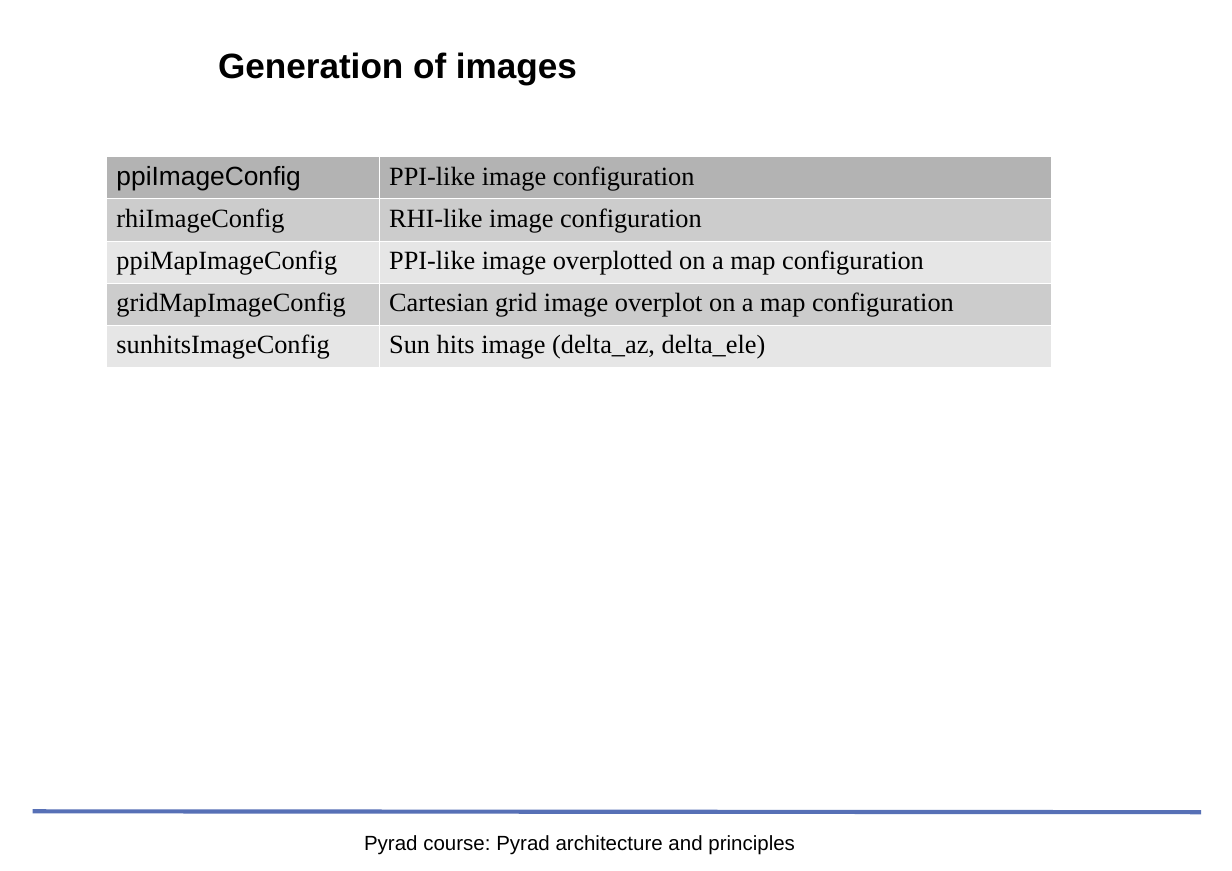
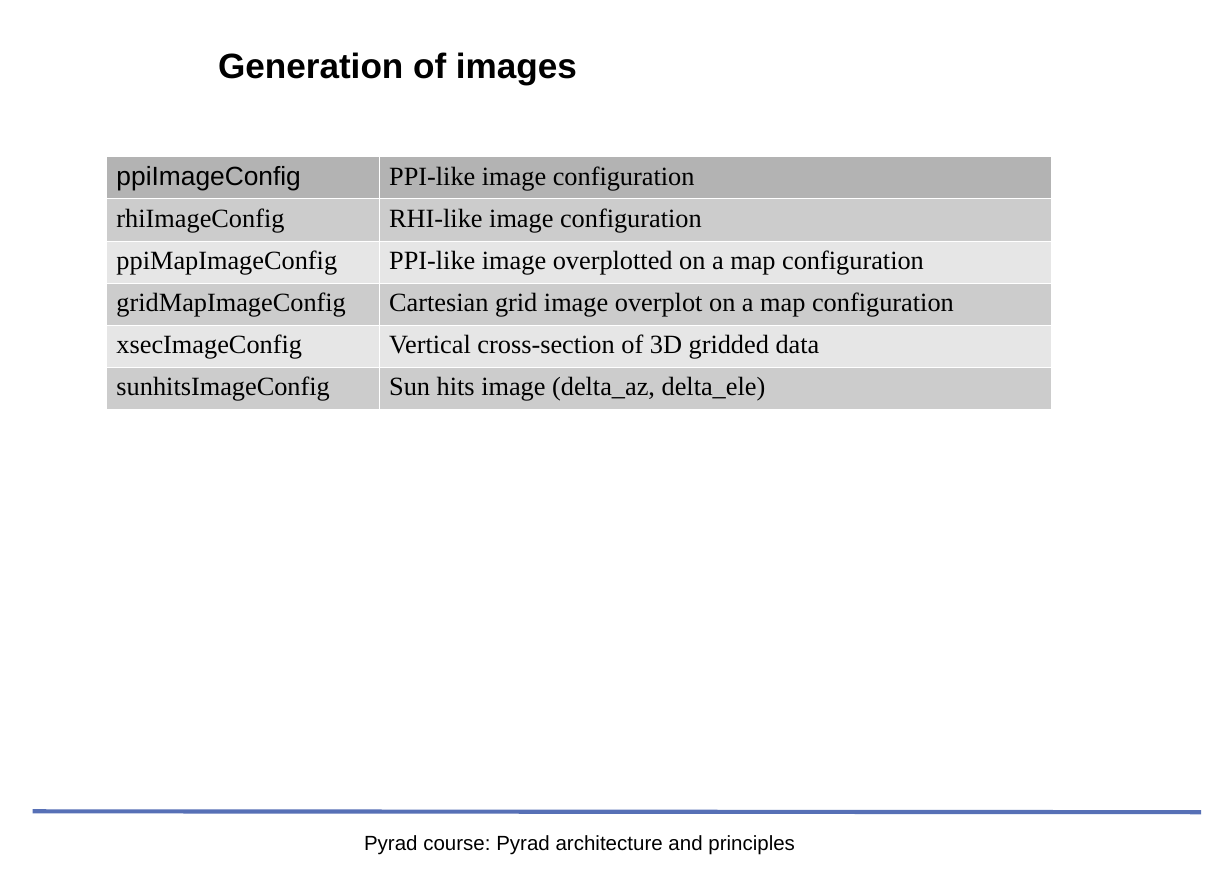
Before and after one commit to openradar/pyrad_course, a slide deck: slide 43 of presentations/odp/04_Pyrad_architecture_and_principles.odp. Drawn at 1232x871 pixels with LibreOffice and Linux fonts; fonts in the diff are those of the drawing; background and template pictures are left out. Boxes give left, top, right and bottom in pixels: in the first picture for what was removed or moved away, otherwise in the second. Text is boxed around its words. In the diff, an @@ line names an element or a change of style, - is before the commit and + after.

Commit message:
added examples of pyrad config files

```diff
--- a/presentations/odp/04_Pyrad_architecture_and_principles.odp
+++ b/presentations/odp/04_Pyrad_architecture_and_principles.odp
@@ table at (106,156,1052,405) @@
+row 5: xsecImageConfig | Vertical cross-section of 3D gridded data
```
Also in this commit, not shown: 25 other files.
